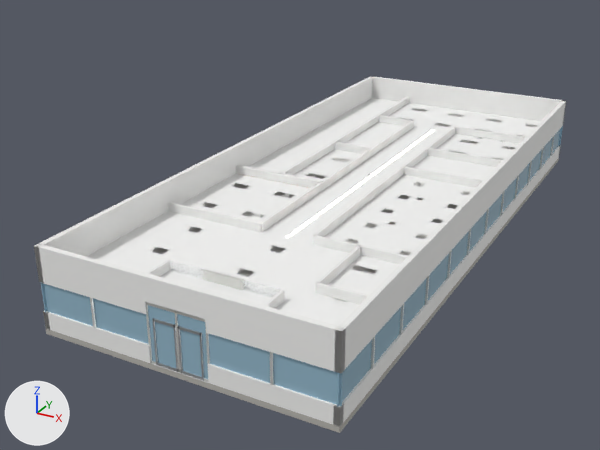
Before and after pictures for a commit that changed the FBX model unity/KatsushikaCampusDays/Assets/Models/Interiors/dorm.fbx.
Camera for both pictures: a camera (50 mm lens) standing at (19.8, -22.1, 20.9) and looking at (-2.5, 18.5, 0.6). The axes (+X, +Y, +Z) are drawn at lower left. The lights are the same throughout. The older version comes first. Where no turn or scale is listed for an object, it has been applied to the vertices.

The first picture shows 'floor_dorm', 'wall_dorm'.
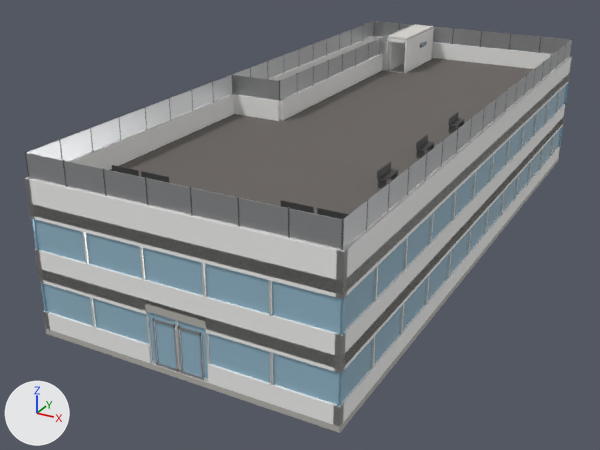
Changed parts and their boxes [x1, y1, x2, y2] in the pictures (600 x 450 px; the box of a moved part takes in the faces that stretch with it):
'wall_dorm', reshaped (15% taller)
    before: [34, 76, 566, 427]
    after: [24, 24, 572, 427]
'floor_dorm', reshaped
    before: [46, 158, 559, 433]
    after: [30, 58, 570, 433]
'furn_dorm_10_roofrail', added
    after: [25, 21, 573, 250]
    faces in mat_metal_gray (grey #b8babc): [26, 21, 572, 248]
    faces in mat_metal_dark (grey #6c6e6f): [25, 23, 573, 250]
'furn_dorm_17_roof', added
    after: [112, 41, 465, 219]
    faces in mat_plastic_black (dark grey #424244): [112, 112, 465, 219]
    faces in mat_metal_dark (grey #6c6e6f): [378, 121, 464, 188]
part 1 of me_wall_dorm, moved or reshaped (not visible afterwards)
    before: [147, 302, 205, 322]
part 2 of me_wall_dorm, added
    after: [34, 219, 345, 335]
part 3 of me_wall_dorm, added
    after: [82, 232, 89, 265]
part 4 of me_wall_dorm, added
    after: [139, 247, 145, 280]
part 5 of me_wall_dorm, added
    after: [201, 263, 206, 297]
part 6 of me_wall_dorm, built on
    before: [34, 76, 566, 385]
    after: [24, 24, 572, 385]
part 7 of me_floor_dorm, added
    after: [39, 117, 564, 369]
part 8 of me_floor_dorm, added
    after: [30, 58, 570, 295]

What changed in the scene script:
```text
Change me_floor_dorm:
    remove me_floor_dorm.from_pydata(...)  # 20 vertices, 9 faces; spans x -8.0..8.0, y 2.8..40.8, z -0.3..0.0
    add me_floor_dorm.from_pydata(...)  # 336 vertices, 292 faces; spans x -8.0..8.0, y 2.8..40.8, z -0.3..6.6
    me_floor_dorm part 7: a new loose piece of 152 vertices spanning x -8.0..8.0, y 2.8..40.8, z 0.0..3.3
    me_floor_dorm part 8: a new loose piece of 144 vertices spanning x -8.0..8.0, y 2.8..40.8, z 3.3..6.6
    other edits to the shape of me_floor_dorm do not show in these pictures
    add me_floor_dorm.materials.append(mat_wall_white)  # white #f3f3f1
    add me_floor_dorm.materials.append(mat_deck_dark)  # dark grey #69635f
    add me_floor_dorm.materials.append(mat_floor_carpet_gold)  # brown #b08f4e
    add me_floor_dorm.materials.append(mat_floor_laundry_yellow)  # yellow #efc559
Change me_wall_dorm:
    remove me_wall_dorm.from_pydata(...)  # 1230 vertices, 924 faces; spans x -8.0..8.0, y 2.8..40.8, z 0.0..4.4
    add me_wall_dorm.from_pydata(...)  # 2184 vertices, 1620 faces; spans x -8.0..8.0, y 2.8..40.8, z 0.0..9.2
    me_wall_dorm part 1: the loose piece of 8 vertices spanning x -1.6..1.6, y 2.9..3.0, z 3.0..3.2 is moved by (0.0, 0.0, -0.1)
    me_wall_dorm part 2: the loose piece of 8 vertices spanning x -8.0..-1.6, y 2.9, z 0.9..2.5 is copied, and the copy is scaled about its middle by (2.5, 1, 1), then moved by (4.8, 0.0, 3.3); it spans x -8.0..8.0, y 2.9, z 4.2..5.8
    me_wall_dorm part 3: a new loose piece, a box spanning x -4.85..-4.75, y 2.8..3.04, z 4.25..5.85, in mat_metal_white (light grey #e2e2de)
    me_wall_dorm part 4: a new loose piece, a box spanning x -1.65..-1.55, y 2.8..3.04, z 4.25..5.85, in mat_metal_white (light grey #e2e2de)
    me_wall_dorm part 5: a new loose piece, a box spanning x 1.55..1.65, y 2.8..3.04, z 4.25..5.85, in mat_metal_white (light grey #e2e2de)
    me_wall_dorm part 6: 88 vertices moved from x -8.0..8.0, y 2.8..40.8, z 0.0..4.4 to x -8.0..8.0, y 2.8..40.8, z 0.0..3.3; 12 vertices removed from x -8.0..8.0, y 2.8..40.8, z 4.4; 806 vertices added at x -8.0..8.0, y 2.8..40.8, z 0.0..9.2
    other edits to the shape of me_wall_dorm do not show in these pictures
    add me_wall_dorm.materials.append(mat_concrete_light)  # light grey #d8d6d0
    add me_wall_dorm.materials.append(mat_stainless)  # light grey #dadbdb
Add ob_furn_dorm_17_roof:
    ob_furn_dorm_17_roof = bpy.data.objects.new('furn_dorm_17_roof', me_furn_dorm_17_roof)  # 750 vertices, 731 faces; spans x -7.0..7.4, y 4.0..38.7, z 6.6..8.3; in mat_floor_concrete (light grey #c3c3c1), mat_soil_dark (brown #776757), mat_plant_yellow (yellow #bcc555), mat_plastic_black (dark grey #424244), mat_metal_dark (grey #6c6e6f), mat_metal_white (light grey #e2e2de), mat_sign_plate_blue (blue #4d84af), mat_plastic_white (white #f2f2f0)
    ob_furn_dorm_17_roof.location = (0.0, 0.0, 0.0)
Add ob_furn_dorm_10_roofrail:
    ob_furn_dorm_10_roofrail = bpy.data.objects.new('furn_dorm_10_roofrail', me_furn_dorm_10_roofrail)  # 544 vertices, 408 faces; spans x -7.9..7.9, y 2.9..40.7, z 7.8..9.0; in mat_metal_gray (grey #b8babc), mat_metal_dark (grey #6c6e6f)
    ob_furn_dorm_10_roofrail.location = (0.0, 0.0, 0.0)
```
